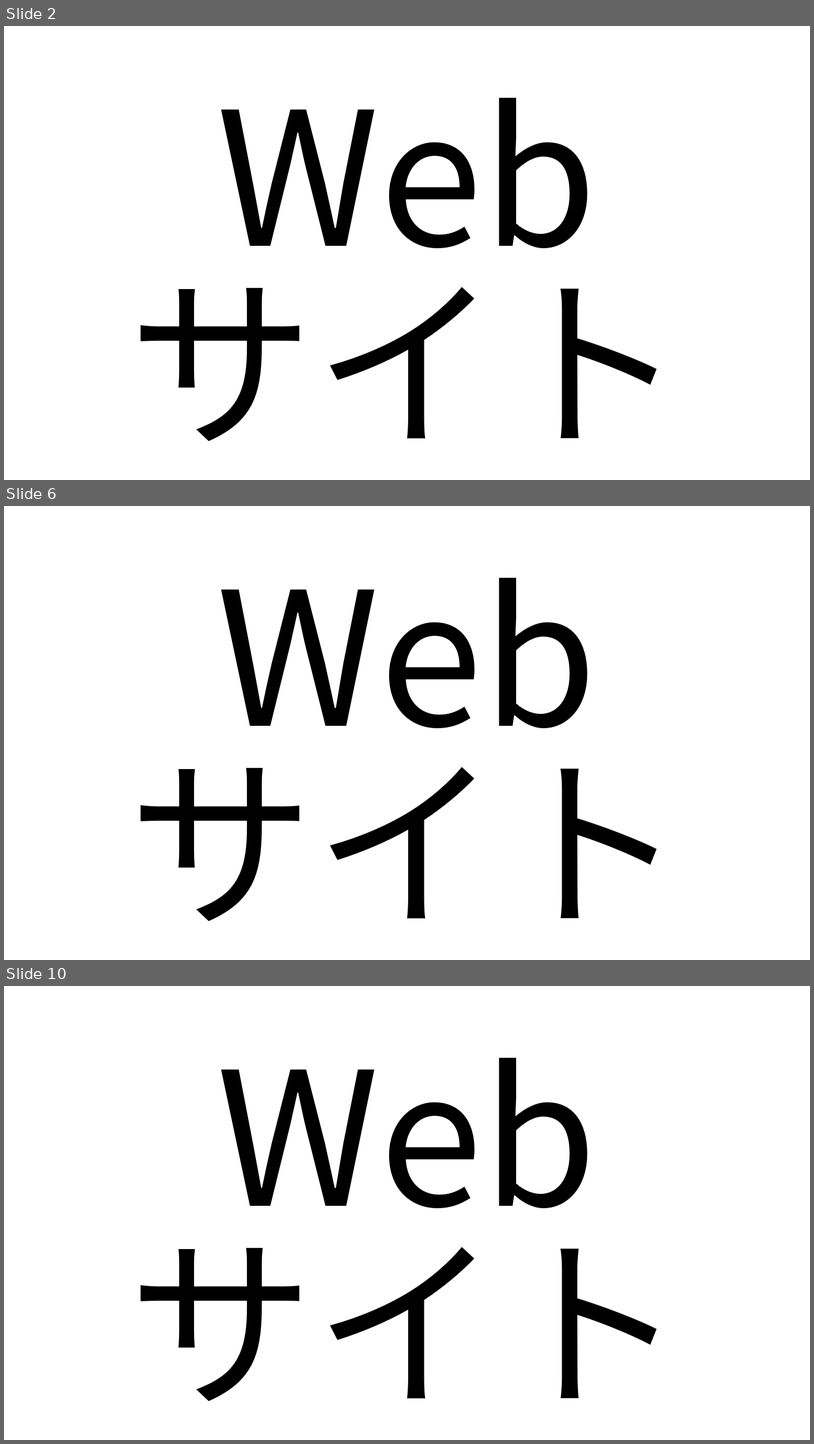
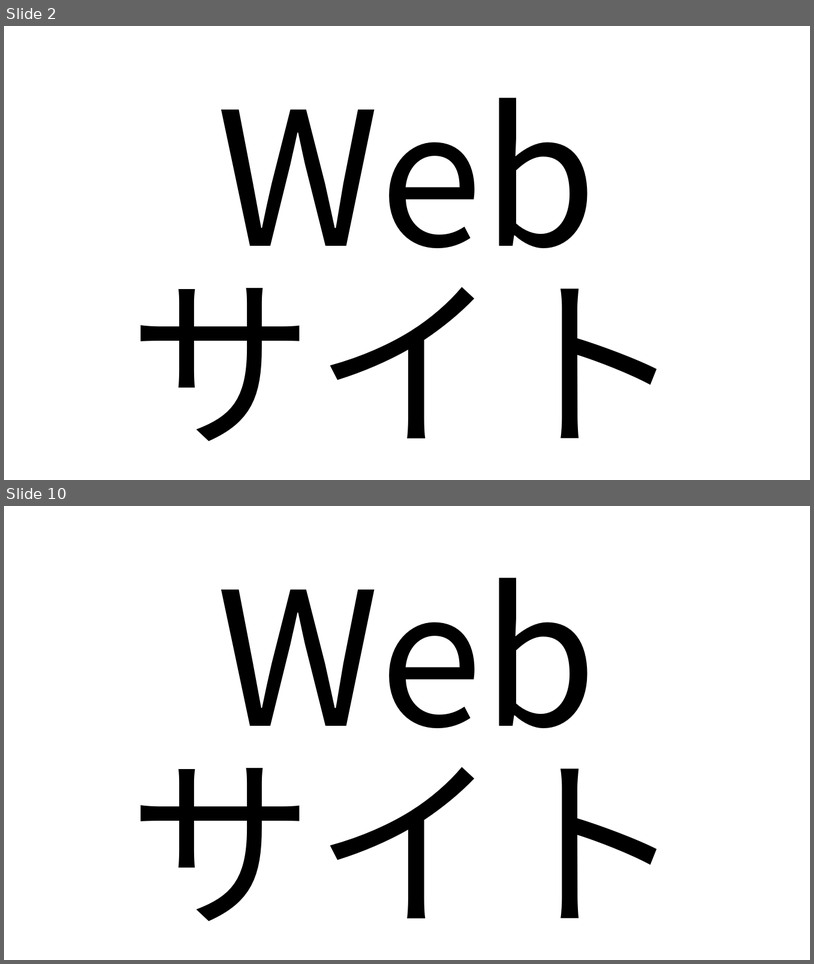
Before and after one commit to HirotakaFukkoahi/WebsiteForCEO, a slide deck: 新米社長に送るWebサイトの重要性と運用の仕方.pptx. Shown one above the other, each under a label of ours: slides 2, 6 and 10 before the commit, slides 2 and 10 after it; the slides between them are not shown. The pictures are 814x1444 and 814x964 pixels, drawn with LibreOffice and Linux fonts; fonts in the diff are those of the drawing. Boxes give left, top, right and bottom in pixels: in the first picture for what was removed or moved away, otherwise in the second. Text is boxed around its words. In the diff, an @@ line names an element or a change of style, - is before the commit and + after.

Commit message:
ホームページとWebサイトの違い→無効化

```diff
--- a/新米社長に送るWebサイトの重要性と運用の仕方.pptx
+++ b/新米社長に送るWebサイトの重要性と運用の仕方.pptx
@@ slide 6 removed at (4, 506, 810, 960), background #FFFFFF @@
@@ text removed at (129, 577, 686, 921) @@
-Web
-サイト
```
Also in this commit, not shown: 5 slides changed, 2 slides added, 1 other slide removed.
